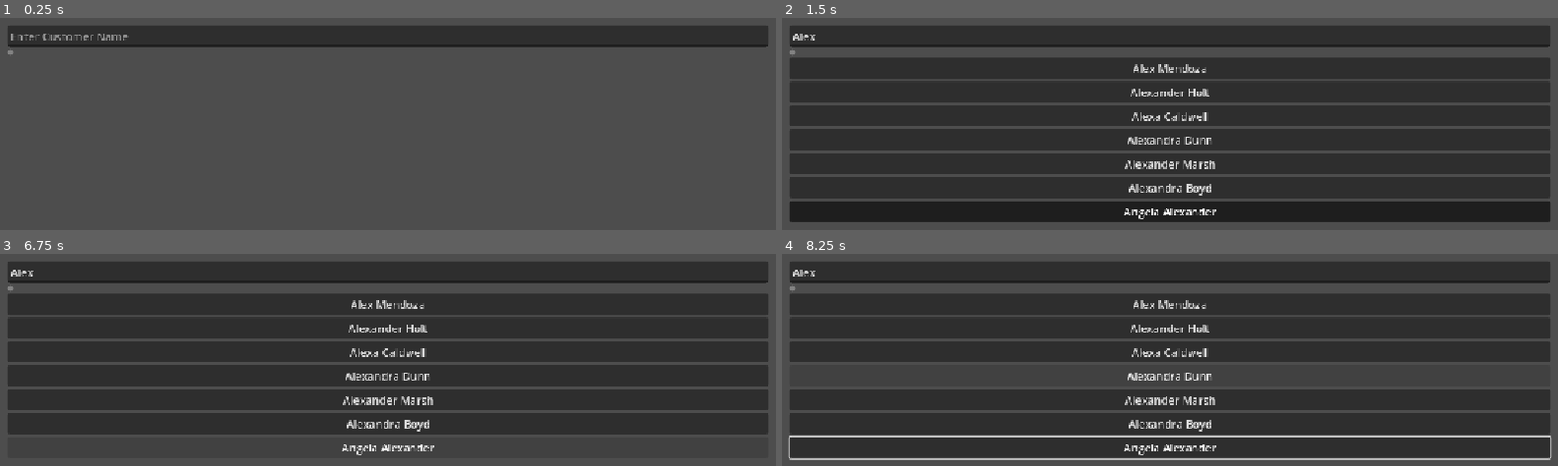
Above: before the commit, frames 1-4 (two rows, left to right).
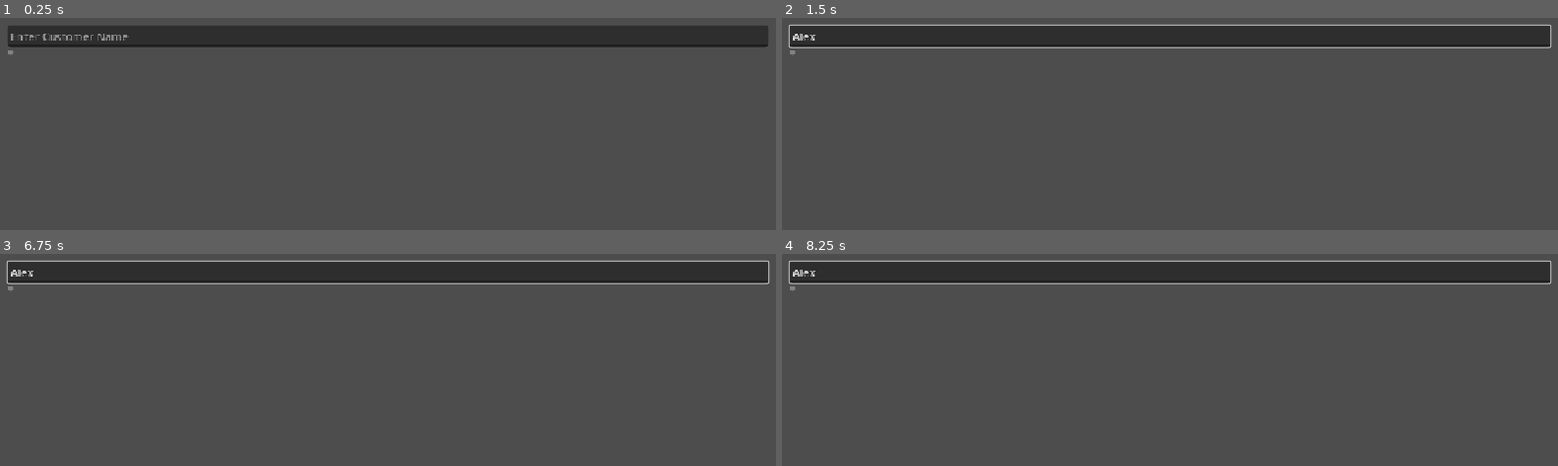
Above: after the commit, the same moments.

Repository: TotsllyRandom/employ-os
Game: Godot game, scene res://scenes/apps/contacts.tscn
Two runs of this game, one before a commit and one after it. Both use one fixed random seed, a clock stepped at 60 frames per second and the inputs below. This scene is started directly instead of the project's main scene.
Inputs (mouse positions are in pixels of both pictures, inside the frame that each line leads up to):
- Up to frame 1 (0.25 s): no input
- Up to frame 2 (1.5 s): click (1170, 37) at 0.52 s; type "Alex" at 0.6 s; tap Enter at 1.25 s; move the mouse to (1340, 210) at 1.27 s; hold Right from 1.28 s (still down); tap Alt at 1.35 s; click (1340, 210) at 1.42 s
- Up to frame 3 (6.75 s): release Right at 2 s; click (388, 304) at 2 s, where only the run before the commit has a clickable "Alex Mendoza"; click (388, 328) at 2.75 s, where only the run before the commit has a clickable "Alexander Holt"; click (388, 351) at 3.5 s, where only the run before the commit has a clickable "Alexa Caldwell"; click (388, 376) at 4.25 s, where only the run before the commit has a clickable "Alexandra Dunn"; click (388, 400) at 5 s, where only the run before the commit has a clickable "Alexander Marsh"; click (388, 423) at 5.75 s, where only the run before the commit has a clickable "Alexandra Boyd"; click (388, 446) at 6.5 s, where only the run before the commit has a clickable "Angela Alexander"
- Up to frame 4 (8.25 s): tap Space at 7.25 s; drag from (outside the picture) to (outside the picture) at 7.27 s; tap Enter at 8 s; move the mouse to (1247, 372) at 8.02 s; hold Right from 8.03 s (still down); tap Alt at 8.1 s

The runs differ from the first frame. In frame 2, 69% of the frame differs, in the area x 0-100%, y 2-97%; in frame 3, 60%; in frame 4, 61%.
Error after the commit: Invalid access to property or key 'customer' on a base object of type 'Nil'. (res://scenes/apps/contacts.gd:43)

Commit message:
Fix Friction additives, fixed contacts search bar

Diff:
--- a/scenes/apps/contacts.gd
+++ b/scenes/apps/contacts.gd
@@ -1,15 +1,18 @@
 extends Control
 
 func check_for_cust(text:String):
+	for child in $Usable/CustomerSearch/ScrollContainer/VBoxContainer.get_children():
+		if child.name != "Name":
+			child.queue_free()
 	var corrected = text.to_lower()
 	var found = get_array_of_names(corrected)
-	$Usable/CustomerSearch/VBoxContainer/Name.visible = true
 	for item in found:
-		var new = $Usable/CustomerSearch/VBoxContainer/Name.duplicate()
+		var new = $Usable/CustomerSearch/ScrollContainer/VBoxContainer/Name.duplicate()
 		new.name = item
 		new.text = new.name
-		$Usable/CustomerSearch/VBoxContainer.add_child(new)
-	$Usable/CustomerSearch/VBoxContainer/Name.visible = false
+		new.visible = true
+		new.pressed.connect(chose_a_cust.bind(new.name))
+		$Usable/CustomerSearch/ScrollContainer/VBoxContainer.add_child(new)
 	if len(found) == 0:
 		$Usable/Label.visible = true
 	else:
@@ -39,9 +42,11 @@
 func _process(_delta: float) -> void:
 	if Customers.customer == {}:
 		$Usable/InCustomerMenu.visible = false
+		$Usable/CustomerSearch.visible = true
 		return
 
-	$Usable/InCustomerMenu/VBoxContainer.visible = true
+	$Usable/CustomerSearch.visible = false
+	$Usable/InCustomerMenu.visible = true
 
 
 	$Usable/InCustomerMenu/VBoxContainer/Name.text = Customers.customer.get("name")
@@ -51,6 +56,7 @@
 	$Usable/InCustomerMenu/VBoxContainer/Employment.text = "Employed for " + str(Customers.customer.get("employment years")) + " years"
 
 func _on_line_edit_text_submitted(new_text: String) -> void:
+
 	Customers.delete_customer()
 	print("customer checked: "+ new_text)
 	print(Customers.customers.has(new_text))
--- a/scenes/apps/contacts.tscn
+++ b/scenes/apps/contacts.tscn
@@ -77,7 +77,7 @@
 grow_horizontal = 2
 grow_vertical = 2
 
-[node name="VBoxContainer" type="VBoxContainer" parent="Usable/CustomerSearch" unique_id=463299055]
+[node name="ScrollContainer" type="ScrollContainer" parent="Usable/CustomerSearch" unique_id=1724251390]
 layout_mode = 1
 anchors_preset = 15
 anchor_right = 1.0
@@ -85,14 +85,20 @@
 grow_horizontal = 2
 grow_vertical = 2
 
-[node name="Name" type="Button" parent="Usable/CustomerSearch/VBoxContainer" unique_id=1131619101]
+[node name="VScrollBar" type="VScrollBar" parent="Usable/CustomerSearch/ScrollContainer" unique_id=3958033]
+layout_mode = 2
+rounded = true
+
+[node name="VBoxContainer" type="VBoxContainer" parent="Usable/CustomerSearch/ScrollContainer" unique_id=463299055]
+layout_mode = 2
+size_flags_horizontal = 3
+size_flags_vertical = 3
+
+[node name="Name" type="Button" parent="Usable/CustomerSearch/ScrollContainer/VBoxContainer" unique_id=1131619101]
 visible = false
 custom_minimum_size = Vector2(0, 25)
 layout_mode = 2
 text = "Jackson Goodman"
-
-[node name="VScrollBar" type="VScrollBar" parent="Usable/CustomerSearch/VBoxContainer" unique_id=3958033]
-layout_mode = 2
 
 [node name="LineEdit" type="LineEdit" parent="Usable" unique_id=177918444]
 custom_minimum_size = Vector2(0, 30)
--- a/scenes/apps/quickloans.gd
+++ b/scenes/apps/quickloans.gd
@@ -373,12 +373,15 @@
 				$"Main/Usable Area/Customer/VBoxContainer/DTI".text = "DTI: "+str(check_cust["dti"])+"%"
 				$"Main/Usable Area/Customer/VBoxContainer/History".text = "History: "+str(check_cust["payment history"])
 			else:
+				$"Main/Usable Area/Customer/Button".visible = false
 				$"Main/Usable Area/Customer/VBoxContainer".visible = false
 
 				if !bar_is_moving:
 					$"Main/Usable Area/Customer/Button".visible = true
 
 		else:
+			$"Main/Usable Area/Customer/Button".visible = false
+			$"Main/Usable Area/Customer/ProgressBar".visible = false
 			$"Main/Usable Area/Customer/Name".visible = false
 			$"Main/Usable Area/Customer/Warn".visible = true
 			$"Main/Usable Area/Customer/VBoxContainer".visible = false
@@ -399,6 +402,8 @@
 
 
 func loan_complete(result: String) -> void:
+	bar_is_moving = false
+
 	var ret = "Approve"
 	var check = check_cust
 
--- a/scenes/apps/settings.gd
+++ b/scenes/apps/settings.gd
@@ -27,3 +27,7 @@
 
 func change_usecust_desktop() -> void:
 	Settings.use_custom_desktop = $Main/VBoxContainer/UseCustomDesktop/CheckButton.button_pressed
+
+
+func change_show_ampm() -> void:
+	Settings.show_AmPm = $"Main/VBoxContainer/Show AMPM/CheckButton".button_pressed
--- a/scenes/apps/settings.tscn
+++ b/scenes/apps/settings.tscn
@@ -155,5 +155,6 @@
 grow_vertical = 2
 
 [connection signal="pressed" from="Main/VBoxContainer/Show_seconds/CheckButton" to="." method="Change_show_seconds"]
+[connection signal="pressed" from="Main/VBoxContainer/Show AMPM/CheckButton" to="." method="change_show_ampm"]
 [connection signal="pressed" from="Main/VBoxContainer/OpenPlayerFolder/Button" to="." method="open_user_folder"]
 [connection signal="pressed" from="Main/VBoxContainer/UseCustomDesktop/CheckButton" to="." method="change_usecust_desktop"]
--- a/scenes/desktop.tscn
+++ b/scenes/desktop.tscn
@@ -66,3 +66,15 @@
 text = "fdsafdsafdsafdsafdsafdsa  "
 horizontal_alignment = 1
 vertical_alignment = 1
+
+[node name="deltaCheck" type="Label" parent="topBar" unique_id=1802412793]
+layout_mode = 1
+anchors_preset = 15
+anchor_right = 1.0
+anchor_bottom = 1.0
+offset_left = -1.0
+offset_right = -1.0
+grow_horizontal = 2
+grow_vertical = 2
+text = "fdsafdsafdsafdsafdsafdsa  "
+vertical_alignment = 1
--- a/scripts/Globals/Settings.gd
+++ b/scripts/Globals/Settings.gd
@@ -7,12 +7,12 @@
 		use_custom_desktop = new
 		settings_changed.emit(["desktop"])
 
-var show_seconds: bool = true:
+var show_seconds: bool = false:
 	set(new):
 		show_seconds = new
 		settings_changed.emit([""])
 
-var show_AmPm: bool = true:
+var show_AmPm: bool = false:
 	set(new):
 		show_AmPm = new
 		settings_changed.emit([""])
--- a/scripts/desktop.gd
+++ b/scripts/desktop.gd
@@ -6,6 +6,9 @@
 ## children
 @onready var top_bar = $topBar
 @onready var desktop_image = $desktopImage
+
+## delta check (checks every 5 mins for saving)
+@export var dCheck := 300.0
 
 # Called when the node enters the scene tree for the first time.
 func _ready() -> void:
@@ -24,6 +27,14 @@
 		make_window(Applicatons.get_random())
 	$topBar/time.text = GameTime.get_clock_time()
 	$topBar/money.text = "$%d" % [PlayerData.player_data["money"]]
+	dCheck -= _delta
+	$topBar/deltaCheck.visible = false
+	if dCheck<= 0.0:
+		PlayerData.save_player_data()
+		dCheck = 300.0
+	if dCheck<= 5.0:
+		$topBar/deltaCheck.visible = true
+		$topBar/deltaCheck.text = "  Autosave in "+str(round(int(dCheck)))
 
 func make_window(app:String):
 	var win = Window.new()
Not shown, changed: scripts/Globals/customers.gd.uid
Not shown, removed: scripts/Globals/playerData.gd.uid
